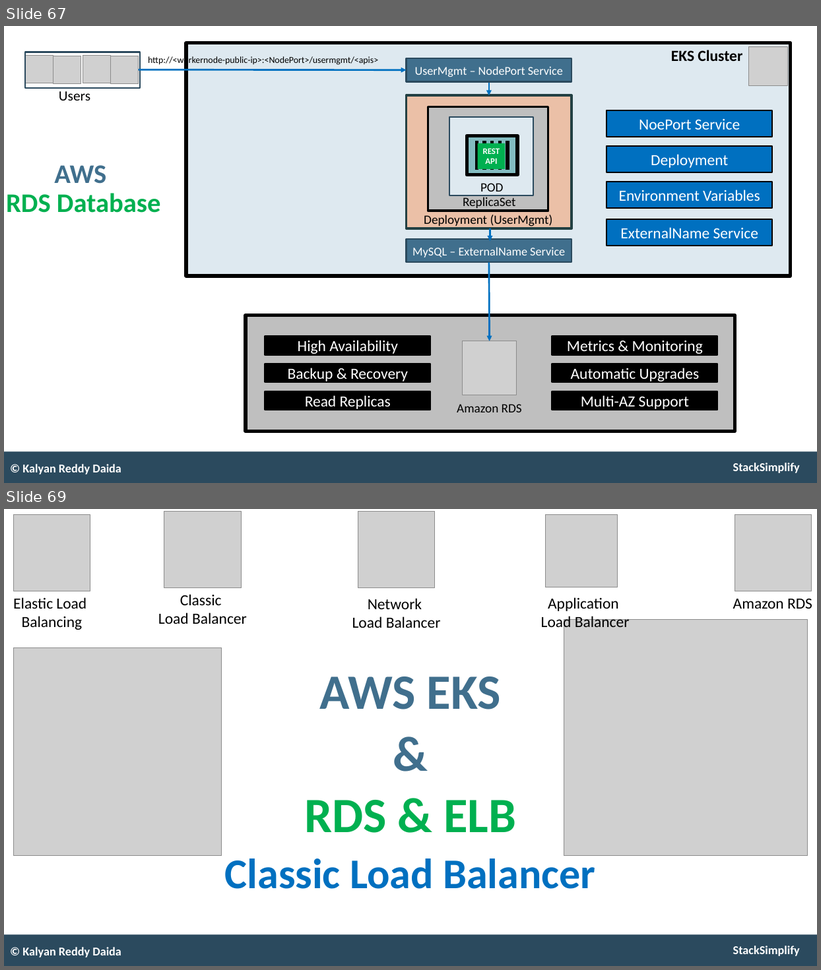
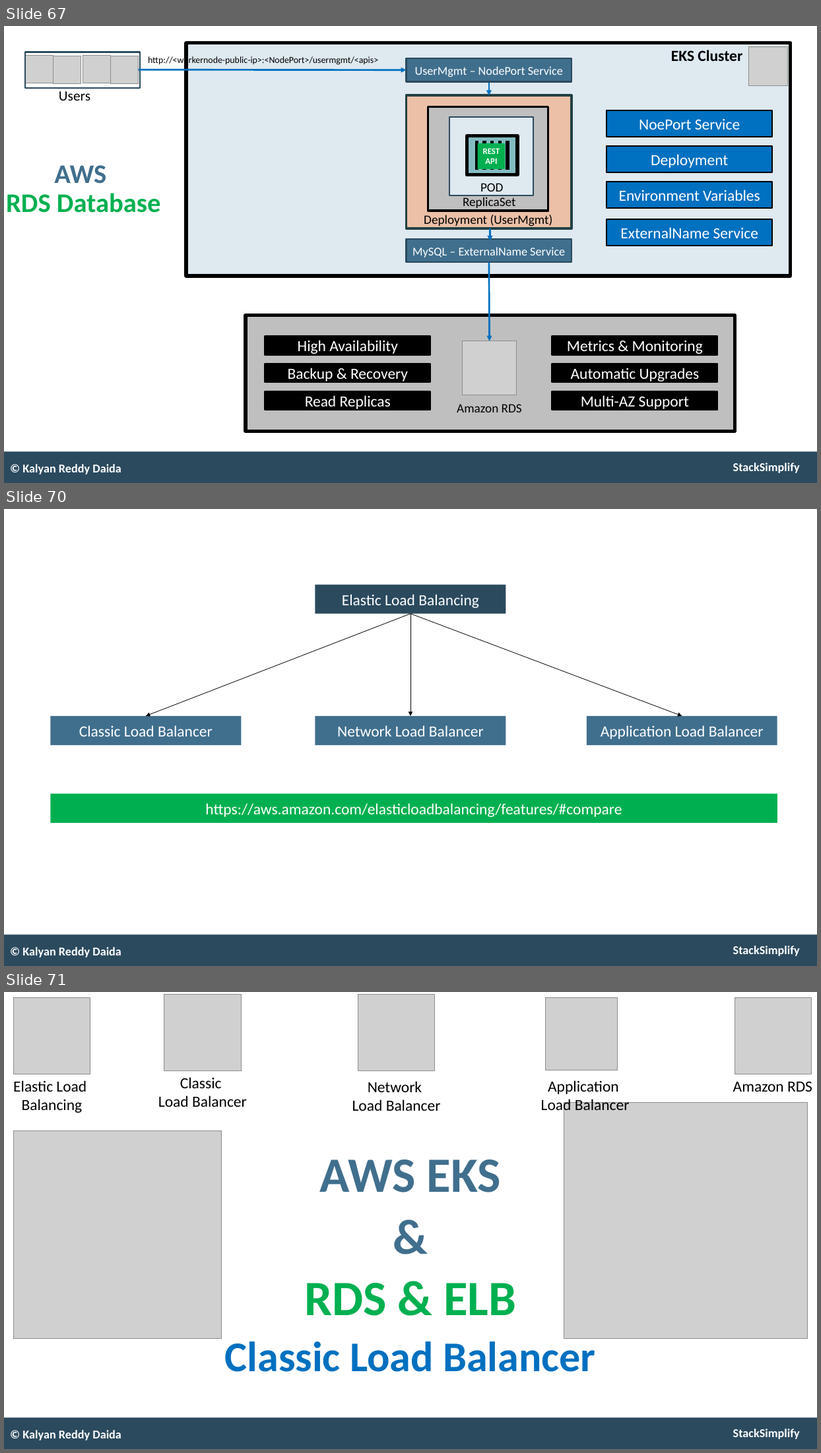
Before and after one commit to stacksimplify/aws-eks-kubernetes-masterclass, a slide deck: presentation/AWS-Fargate-and-EKS-Masterclass.pptx. Shown one above the other, each under a label of ours: slides 67 and 69 before the commit, slides 67, 70 and 71 after it; the slides between them are not shown. The pictures are 821x970 and 821x1453 pixels, drawn with LibreOffice and Linux fonts; fonts in the diff are those of the drawing; grey boxes stand for pictures. Boxes give left, top, right and bottom in pixels: in the first picture for what was removed or moved away, otherwise in the second. Text is boxed around its words. In the diff, an @@ line names an element or a change of style, - is before the commit and + after.

```diff
--- a/presentation/AWS-Fargate-and-EKS-Masterclass.pptx
+++ b/presentation/AWS-Fargate-and-EKS-Masterclass.pptx
@@ slide 70 added at [4,509,817,966], background #FFFFFF; not listed: 2 template elements that a slide beside it also shows @@
@@ rectangle added at [315,585,506,614], fill #2B4A5E, 22 pt, text #FFFFFF @@
+Elastic Load Balancing
@@ arrow added from (411, 614) to (146, 716), #000000 0.75 pt @@
@@ arrow added from (411, 614) to (411, 716), #000000 0.75 pt @@
@@ arrow added from (411, 614) to (682, 716), #000000 0.75 pt @@
@@ rectangle added at [50,716,241,745], fill #406F8D, 22 pt, text #FFFFFF @@
+Classic Load Balancer
@@ rectangle added at [315,716,506,745], fill #406F8D, 22 pt, text #FFFFFF @@
+Network Load Balancer
@@ rectangle added at [587,716,778,745], fill #406F8D, 22 pt, text #FFFFFF @@
+Application Load Balancer
@@ rectangle added at [50,794,777,823], fill #00B050, 22 pt, text #FFFFFF @@
+https://aws.amazon.com/elasticloadbalancing/features/#compare
@@ text added at [22,947,121,958], 17 pt, text #FFFFFF, bold @@
+© Kalyan Reddy Daida
@@ what was slide 69 is now slide 71 @@
```
Also in this commit, not shown: 3 slides changed, 4 other slides added, 41 other files.
